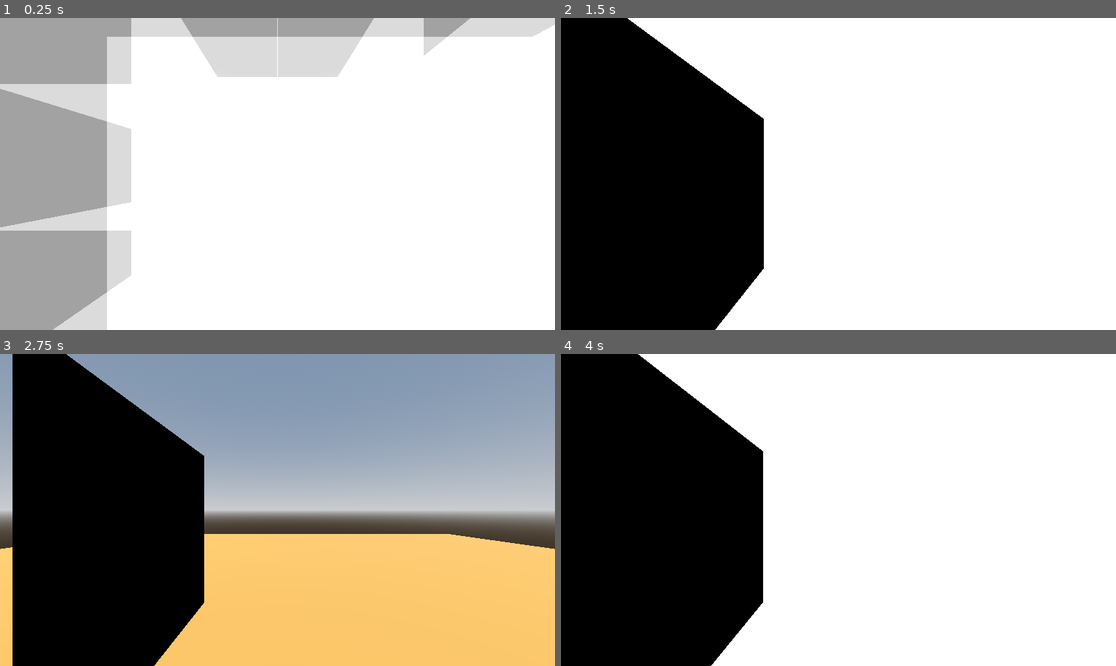
Above: before the commit, frames 1-4 (two rows, left to right).
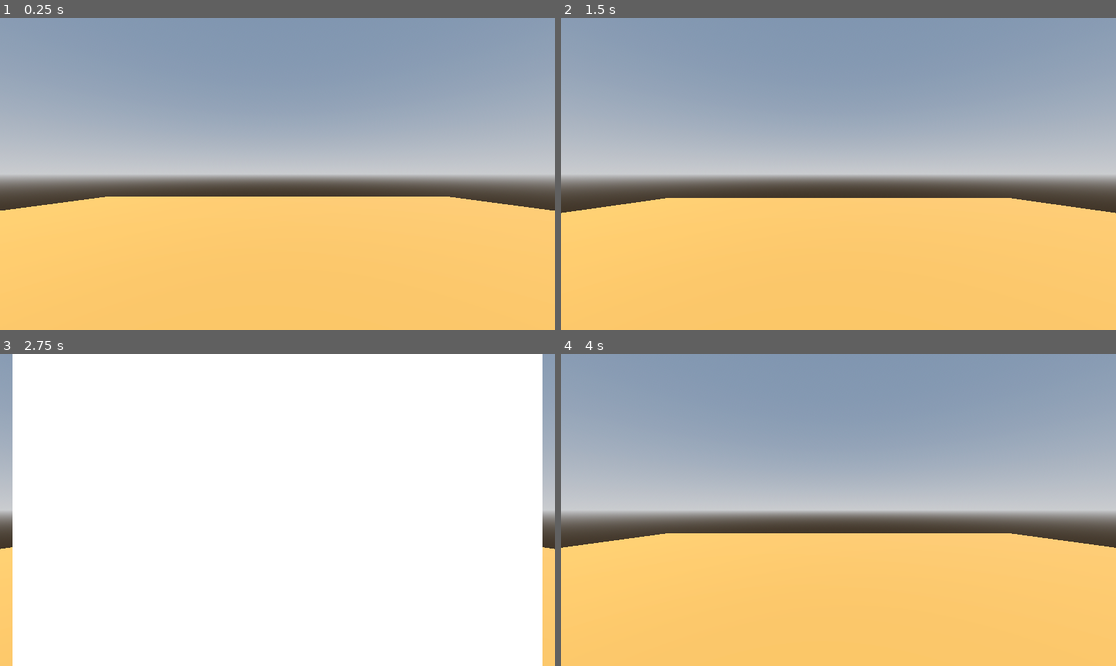
Above: after the commit, the same moments.

Repository: murumart/cgiproject
Game: Godot game, scene res://scenes/rendering_demo.tscn
Two runs of this game, one before a commit and one after it. Both use one fixed random seed, a clock stepped at 60 frames per second and the inputs below. This scene is started directly instead of the project's main scene.
Inputs (mouse positions are in pixels of both pictures, inside the frame that each line leads up to):
- Up to frame 1 (0.25 s): no input
- Up to frame 2 (1.5 s): tap Enter (ui_accept) at 0.5, 0.77 s; move the mouse to (960, 158) at 0.52 s; hold Right (ui_right) 0.53-1.28 s; hold E 0.53-1.28 s; click (960, 158) at 0.67 s; move the mouse to (727, 189) at 1.27 s; hold S from 1.28 s (still down); tap Q at 1.35 s
- Up to frame 3 (2.75 s): tap Enter (ui_accept) at 1.52 s; move the mouse to (333, 441) at 2.02 s; release S at 2.03 s; hold Right (ui_right) from 2.03 s (still down); hold Shift from 2.03 s (still down)
- Up to frame 4 (4 s): tap Enter (ui_accept) at 2.75, 3.02, 3.77 s; move the mouse to (810, 572) at 2.77 s; release Right (ui_right) at 2.78 s; release Shift at 2.78 s; hold W 2.78-3.53 s; tap E at 2.85 s; click (810, 572) at 2.92 s; move the mouse to (1005, 556) at 3.52 s; hold Left (ui_left) from 3.53 s (still down); hold Q from 3.53 s (still down)

The runs differ from the first frame. In frame 1, 97% of the frame differs, in the area x 0-100%, y 0-100%; in frame 2, 100%; in frame 3, 95%; in frame 4, 100%.
Error in both runs: Cannot call method 'uniform_set_create' on a null value. (res://scenes/volumetric_controller.gd:122)

Commit message:
color but slow

Diff:
--- a/scenes/rendering_demo.tscn
+++ b/scenes/rendering_demo.tscn
@@ -67,8 +67,6 @@
 material_override = ExtResource("2_qjyat")
 mesh = SubResource("BoxMesh_22u3y")
 script = ExtResource("3_lqk3y")
-render_setting = 3
 brick_size = 16
-grid_size = 1500
+grid_size = 1000
 mesh_instance = NodePath(".")
-simulte = false
--- a/scenes/volumetric_controller.gd
+++ b/scenes/volumetric_controller.gd
@@ -80,10 +80,10 @@
 
 func create_texture():
 	var fmt = RDTextureFormat.new()
-	fmt.width = int(ceil(grid_size / 32.0)) # Packed along X axis
+	fmt.width = grid_size # No packing - each voxel gets its own texel
 	fmt.height = grid_size
 	fmt.depth = grid_size
-	fmt.format = RenderingDevice.DATA_FORMAT_R32_SFLOAT
+	fmt.format = RenderingDevice.DATA_FORMAT_R32G32B32A32_SFLOAT
 	fmt.texture_type = RenderingDevice.TEXTURE_TYPE_3D
 
 	# Usage bits: Storage (Compute Write) + Sampling (Shader Read)
@@ -132,7 +132,7 @@
 	rd.compute_list_set_push_constant(compute_list, push_constant, push_constant.size())
 
 	rd.compute_list_dispatch(compute_list, # Dispatch compute list
-		int(ceil((grid_size / 32.0) / 8.0)), # Packed width / workgroup size
+		int(ceil(grid_size / 8.0)), # grid_size / workgroup size
 		int(ceil(grid_size / 8.0)),
 		int(ceil(grid_size / 8.0))
 	)
--- a/shaders/volumetric_display.gdshader
+++ b/shaders/volumetric_display.gdshader
@@ -5,7 +5,7 @@
 // Unshaded is faster; cull_front allows us to see "into" the box
 render_mode unshaded, cull_front;
 
-uniform usampler3D simulation_data : filter_nearest; // The texture from the compute shader
+uniform sampler3D simulation_data : filter_nearest; // The texture from the compute shader (RGBA color)
 uniform sampler3D brick_map : filter_nearest; // Brick occupancy map
 uniform vec4 color : source_color = vec4(0.2, 0.8, 1.0, 1.0);
 uniform float density : hint_range(0.1, 100) = 100;
@@ -27,11 +27,9 @@
 	vec3 local_frag = local_pos; // position of the fragment in object space
 	vec3 dir = normalize(local_frag - local_cam); // direction to the fragment from the camera
 
-	// Get texture dimensions
 	ivec3 tex_size = textureSize(simulation_data, 0);
-	//int max_steps = tex_size.x * 2; // should this be * 2?
-	// Since texture is packed along X (32 voxels per pixel), we multiply x by 32
-	vec3 voxel_resolution = vec3(float(tex_size.x * 32), float(tex_size.y), float(tex_size.z));
+	// No packing - texture size equals voxel resolution
+	vec3 voxel_resolution = vec3(tex_size);
 
 	// Convert to voxel space (0 to voxel_resolution)
 	vec3 origin = (local_cam + 0.5) * voxel_resolution;
@@ -83,6 +81,8 @@
 
 	float exited = 0.0;
 
+	vec4 voxel_data;
+
 	// DDA traversal with brick map acceleration
 	// move the ray through the voxel grid until we reach the end or alpha is 1 (find the next occupied voxel)
 	uint max_steps = uint(voxel_resolution.x * 3.0); // Safety limit
@@ -105,25 +105,11 @@
 
 		vec3 brick_uvw = (vec3(brick_coord) + 0.5) / vec3(textureSize(brick_map, 0)); // uvw coordinates of the brick
 		float brick_occupied = texture(brick_map, brick_uvw).r; // if the brick is occupied
-
+		//brick_occupied = 1.0;
 		if (brick_occupied > 0.5) {
-			// Sample current voxel (only if brick is occupied)
-			// Calculate packed coordinates
-			// coord.x is the voxel index (0..511)
-			// packed texture width is 16 (0..15)
-			// We need to fetch the uint at coord.x / 32
-
-			ivec3 packed_tex_size = textureSize(simulation_data, 0);
-			int packed_x = coord.x / 32;
-			uint bit_index = uint(coord.x % 32);
-
-			// Use texelFetch for precise integer coordinate sampling
-			// Normalized coordinates with linear filtering would be disastrous for bit-packed data
-			uint packed_val = texelFetch(simulation_data, ivec3(packed_x, coord.y, coord.z), 0).r;
-
-			// Extract bit
-			uint cell_uint = (packed_val >> bit_index) & 1u;
-			float cell = float(cell_uint); // 0.0 or 1.0
+			// Sample current voxel directly (no packing)
+			voxel_data = texelFetch(simulation_data, coord, 0);
+			float cell = voxel_data.a; // Alpha channel = occupancy
 
 			// if the voxel is occupied
 			if (cell > 0.5) {
@@ -231,7 +217,7 @@
 	depth = depth / 255.0;
 	switch (render_setting) {
 		case 0: // color
-			ALBEDO = color.rgb;
+			ALBEDO = voxel_data.rgb;
 			switch (stepped_axis) {
 				case 0: ALBEDO -= vec3(0.2); break;
 				case 1: if (step_sign > 0) ALBEDO -= vec3(0.4); break;
Not shown, changed: shaders/brick_map_builder.glsl
Not shown, changed: shaders/dummy_simulation.glsl
